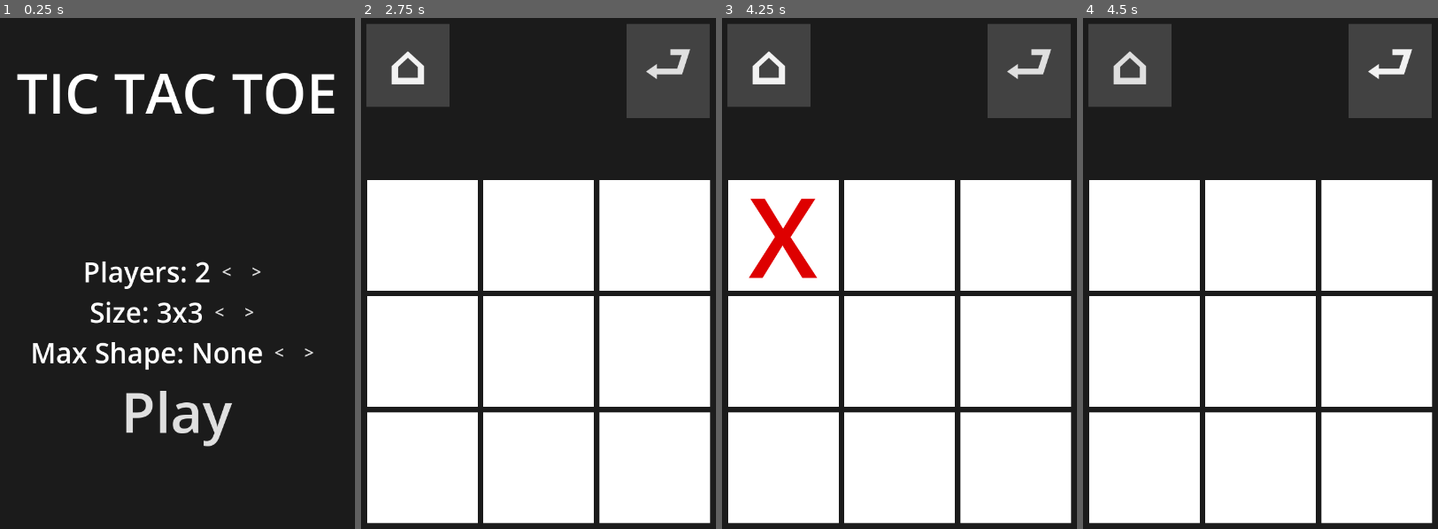
Above: before the commit, frames 1-4 (left to right).
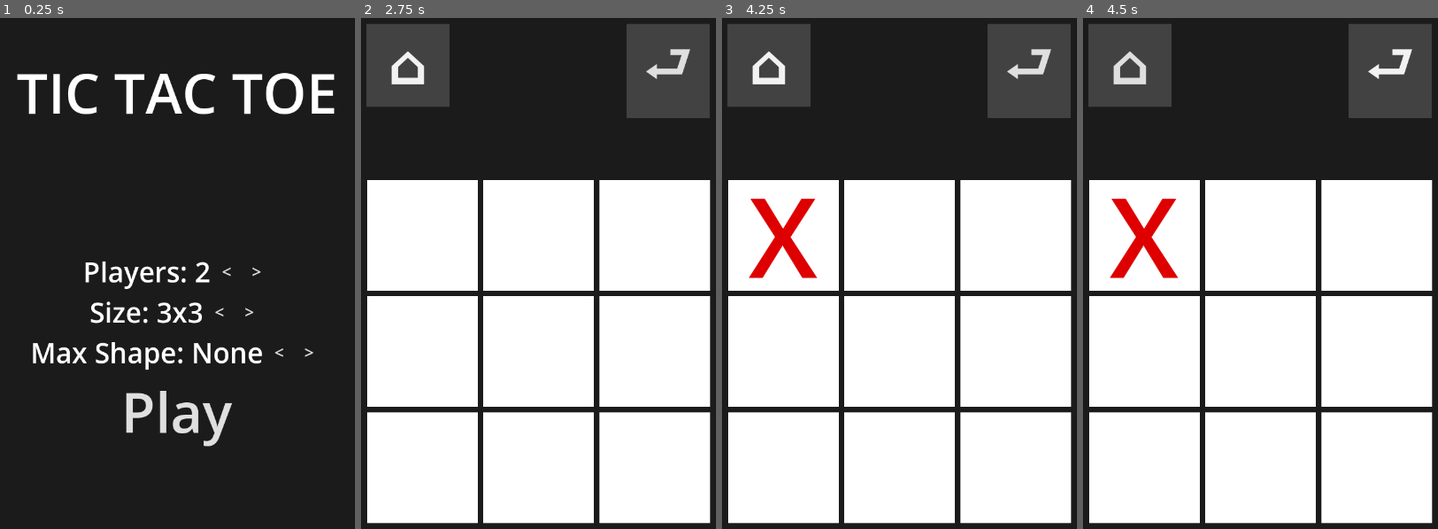
Above: after the commit, the same moments.

Repository: IonAir1/Tic-Tac-Toe
Game: Godot game, scene res://menu/main_menu.tscn
The game is run twice, just before and just after one commit, with the same random seed, the same clock (stepped at 60 frames per second) and the same inputs.
Inputs (mouse positions are in pixels of both pictures, inside the frame that each line leads up to):
- Up to frame 1 (0.25 s): no input
- Up to frame 2 (2.75 s): click "Play" at 0.5 s; click "⮐" at 1.25 s; click "⌂" at 2 s
- Up to frame 3 (4.25 s): click (782, 237) at 2.77 s; click "⌂" at 3.5 s
- Up to frame 4 (4.5 s): click "⮐" at 4.25 s

Frames 1-3 are identical in both runs. In frame 4, 1.2% of the frame differs, in the area x 7-27%, y 35-51%.

Commit message:
fixed bug: keeps undoing even if delete history is empty

Diff:
--- a/game/game_screen.gd
+++ b/game/game_screen.gd
@@ -115,10 +115,10 @@
 		players[prev - 1].insert(0, delete_history[-1]["box"])
 		delete_history.remove_at(delete_history.size() - 1)
 
-	if len(players[prev - 1]) > 0:
-		board[players[prev - 1][-1]] = 0
-		players[prev - 1].remove_at(players[prev - 1].size() - 1)
-		curr_player = prev
+		if len(players[prev - 1]) > 0:
+			board[players[prev - 1][-1]] = 0
+			players[prev - 1].remove_at(players[prev - 1].size() - 1)
+			curr_player = prev
 
 	$CenterContainer/Board.update_board()
 
